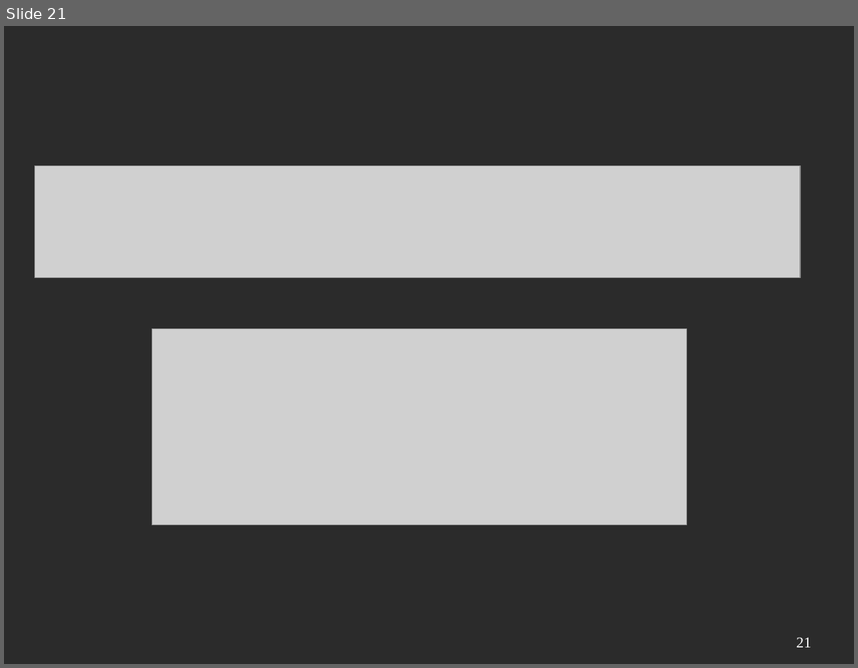
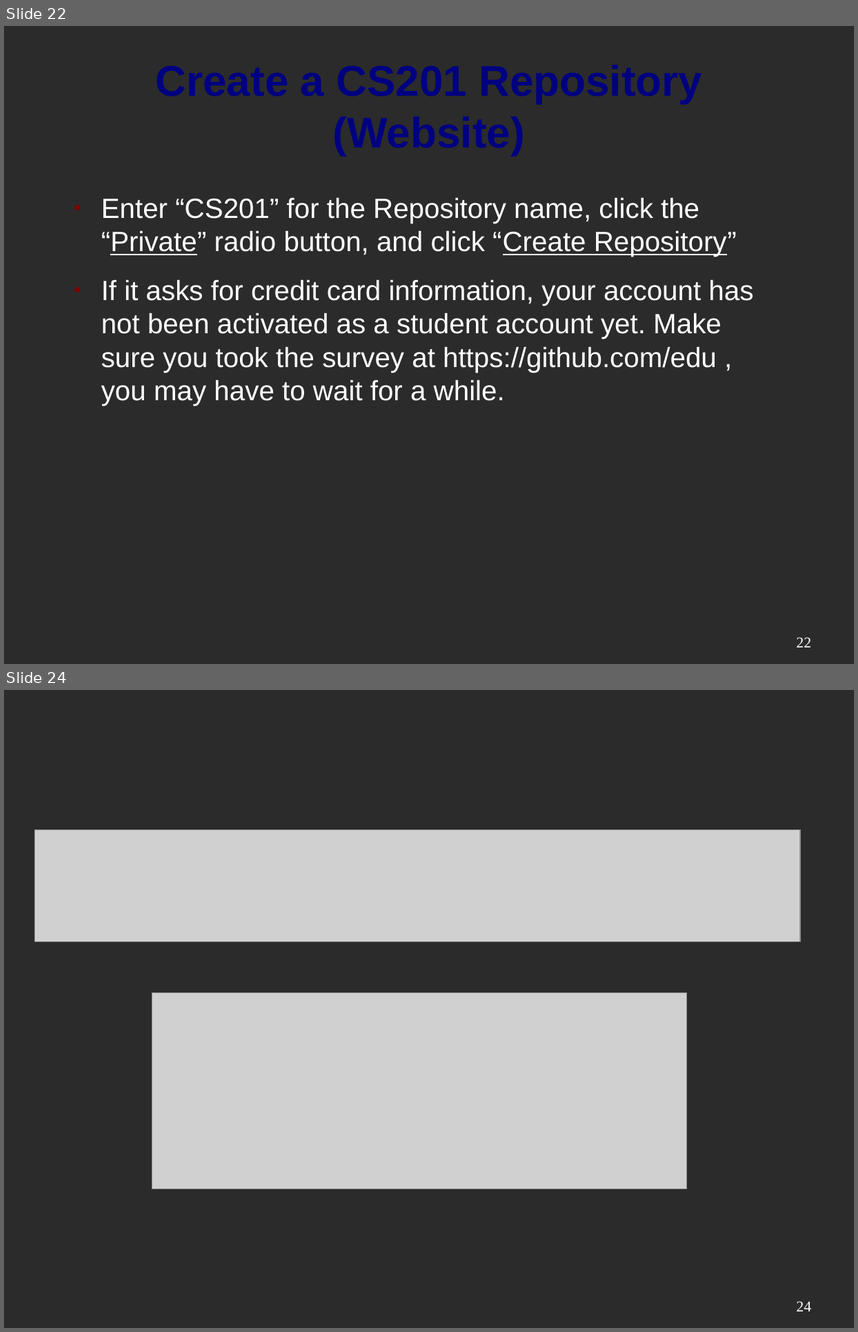
Before and after one commit to mactwist555/CPP-Course, a slide deck: Week 01/1 Setup - IDE and Source Control.odp. Shown one above the other, each under a label of ours: slide 21 before the commit, slides 22 and 24 after it; the slides between them are not shown. The pictures are 858x668 and 858x1332 pixels, drawn with LibreOffice and Linux fonts; fonts in the diff are those of the drawing; grey boxes stand for pictures; background and template pictures are left out; a plain dark background stands for a picture behind light text. Boxes give left, top, right and bottom in pixels: in the first picture for what was removed or moved away, otherwise in the second. Text is boxed around its words. In the diff, an @@ line names an element or a change of style, - is before the commit and + after.

```diff
--- a/Week 01/1 Setup - IDE and Source Control.odp
+++ b/Week 01/1 Setup - IDE and Source Control.odp
@@ slide 22 added at bbox=[4, 26, 854, 664], background picture (left out) @@
@@ text added at bbox=[101, 197, 753, 405], 26 pt, text #FFFFFF @@
+● Enter “CS201” for the Repository name, click the “Private” radio button, and click “Create Repository”
+● If it asks for credit card information, your account has not been activated as a student account yet. Make sure you took the survey at https://github.com/edu , you may have to wait for a while.
@@ title added at bbox=[373, 232, 586, 334], 40 pt, text #000080, bold @@
+Create a CS201 Repository
+(Website)
@@ page number added at bbox=[796, 637, 811, 647], 14 pt, text #FFFFFF @@
+22
@@ what was slide 21 is now slide 24 @@
@@ page number at bbox=[796, 1301, 811, 1311]: text changed @@
-21
+24
```
Also in this commit, not shown: 6 slides changed, 7 other slides added, 2 slides removed.
